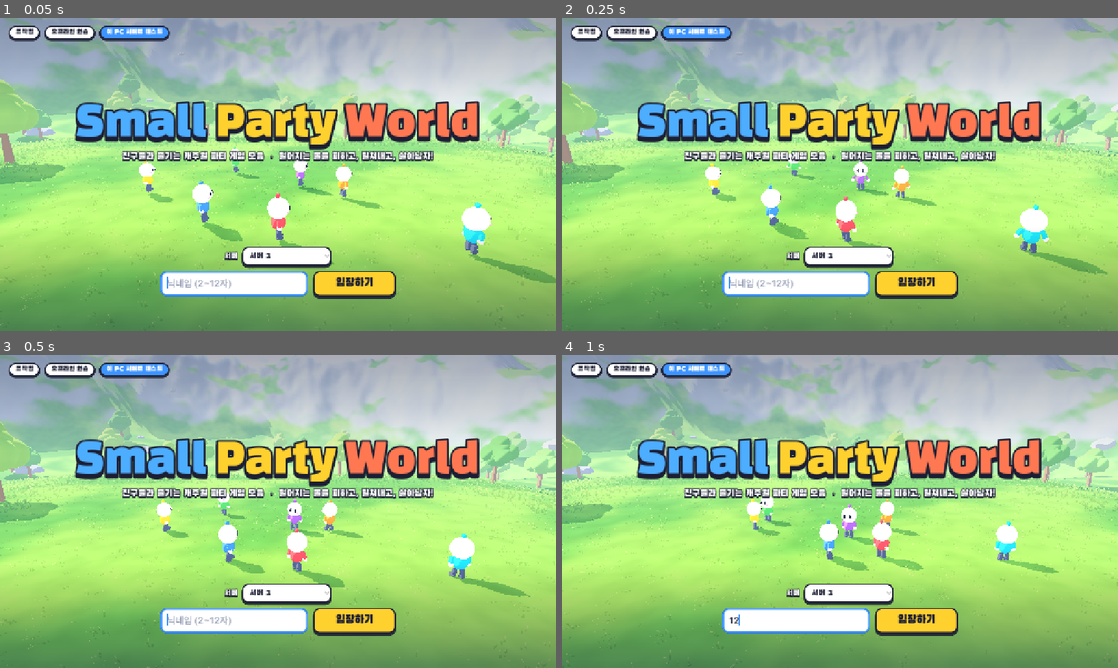
Above: before the commit, frames 1-4 (two rows, left to right).
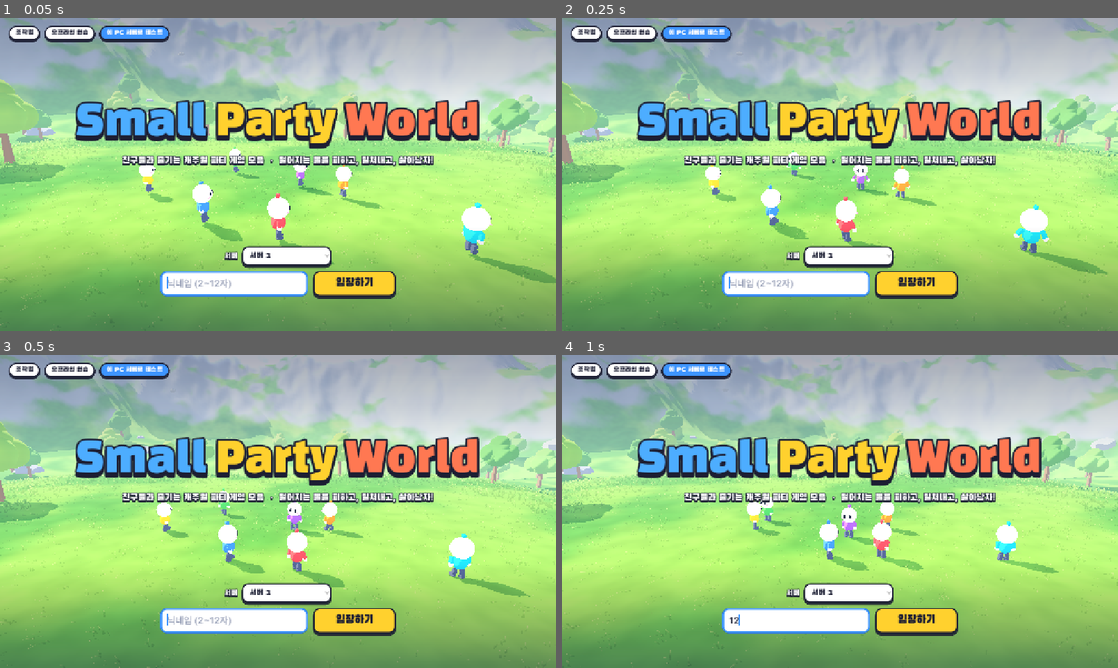
Above: after the commit, the same moments.

Repository: cruel-32/casual_games
Game: Godot game, scene res://scenes/app.tscn
The game is run twice, just before and just after one commit, with the same random seed, the same clock (stepped at 60 frames per second) and the same inputs.
Inputs (mouse positions are in pixels of both pictures, inside the frame that each line leads up to):
- Up to frame 1 (0.05 s): no input
- Up to frame 2 (0.25 s): no input
- Up to frame 3 (0.5 s): no input
- Up to frame 4 (1 s): click (795, 621) at 0.52 s; type "12" at 0.6 s

The runs differ from the first frame. In frame 1, 4.8% of the frame differs, in the area x 1-87%, y 2-77%; in frame 2, 4.8%; in frame 3, 4.8%; in frame 4, 4.8%.

Commit message:
GODOT_VERSION을 4.7.2에서 4.7.1로 변경하고, 관련 문서 및 설정을 업데이트

Diff:
--- a/scripts/ui/ui_kit.gd
+++ b/scripts/ui/ui_kit.gd
@@ -4,6 +4,8 @@
 ##  - 본문 글꼴: Pretendard SemiBold (프로젝트 기본 글꼴)
 
 const DISPLAY_FONT := preload("res://fonts/BlackHanSans-Regular.ttf")
+## 본문 글꼴. Black Han Sans 에 없는 기호(● ★ · … — →)는 이 글꼴로 대신 그린다
+const BODY_FONT := preload("res://fonts/Pretendard-SemiBold.otf")
 
 const INK := Color(0.11, 0.12, 0.20)              # 외곽선·그림자
 const CTA := Color(1.0, 0.82, 0.18)               # 가장 중요한 버튼 (노랑)
@@ -65,7 +67,15 @@
     b.add_theme_font_override("font", DISPLAY_FONT)
 
 
+## 제목 글꼴에 없는 글자를 본문 글꼴로 채우도록 연결 (안 하면 ●·★ 등이 네모/깨진 문자로 보임)
+static func _link_font_fallbacks() -> void:
+    var f: Font = DISPLAY_FONT
+    if f.fallbacks.is_empty():
+        f.fallbacks = [BODY_FONT]
+
+
 static func make_theme() -> Theme:
+    _link_font_fallbacks()
     var t := Theme.new()
     t.default_font_size = 18
 
Not shown, changed: docker-compose.yml
